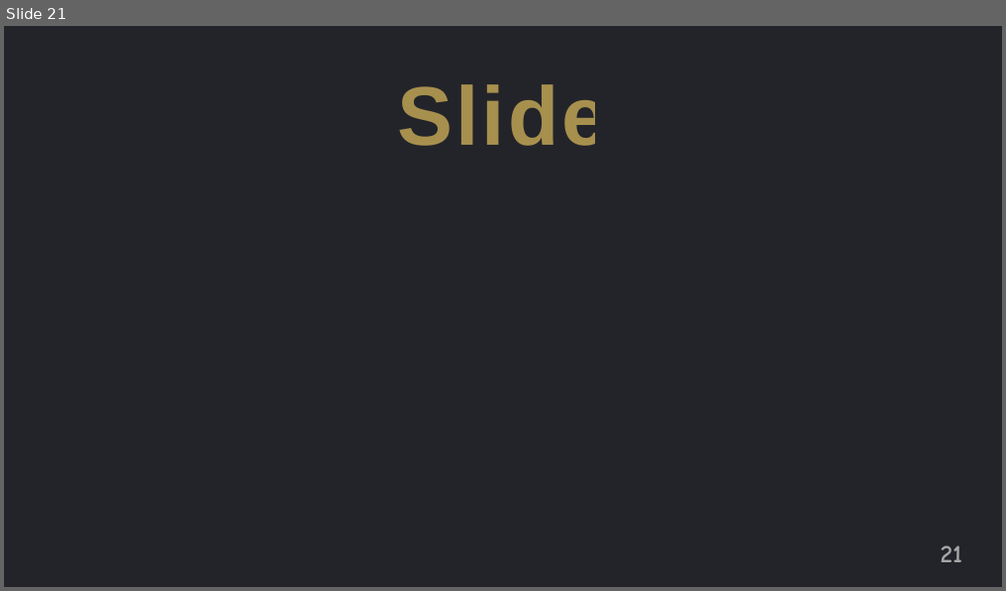
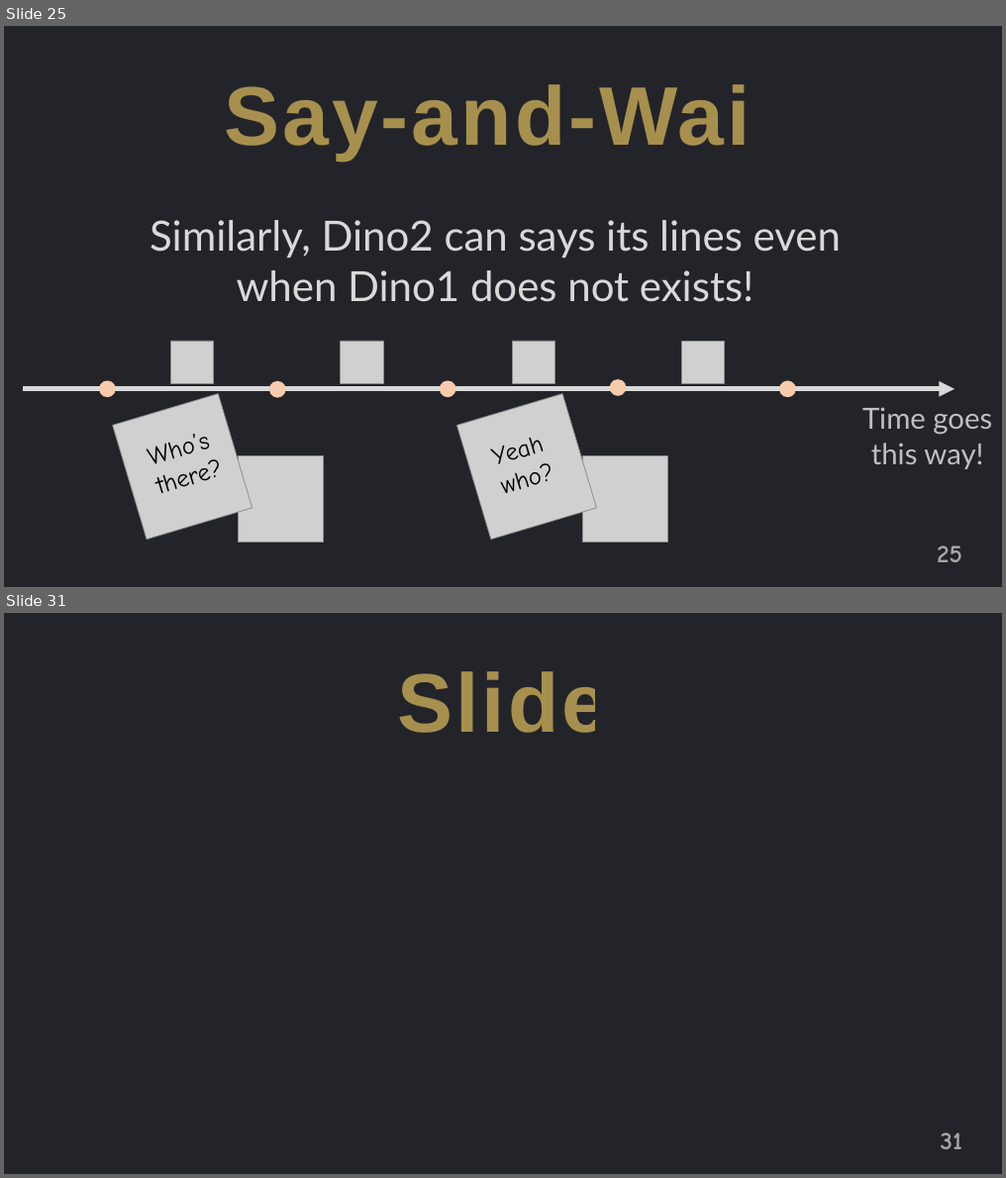
Before and after one commit to jguo108/My-Programming-Courses, a slide deck: Scratch for Newbies/Level2/1 Knock Knock/Note/Notes.pptx. Shown one above the other, each under a label of ours: slide 21 before the commit, slides 25 and 31 after it; the slides between them are not shown. The pictures are 1006x591 and 1006x1178 pixels, drawn with LibreOffice and Linux fonts; fonts in the diff are those of the drawing; grey boxes stand for pictures. Boxes give left, top, right and bottom in pixels: in the first picture for what was removed or moved away, otherwise in the second. Text is boxed around its words. In the diff, an @@ line names an element or a change of style, - is before the commit and + after.

```diff
--- a/Scratch for Newbies/Level2/1 Knock Knock/Note/Notes.pptx
+++ b/Scratch for Newbies/Level2/1 Knock Knock/Note/Notes.pptx
@@ slide 25 added at (4, 26, 1002, 587), background #FFFFFF @@
@@ rectangle added at (4, 26, 1002, 587), fill #23242A @@
@@ text added at (224, 84, 781, 160), 80 pt, text #FFD966 at 60% opacity, bold @@
+Say-and-Wait
@@ text added at (150, 220, 841, 302), 40 pt, text #D9D9D9 @@
+Similarly, Dino2 can says its lines even when Dino1 does not exists!
@@ picture added at (171, 341, 214, 383) @@
@@ picture added at (341, 341, 383, 383) @@
@@ picture added at (512, 341, 555, 383) @@
@@ picture added at (682, 342, 725, 384) @@
@@ ellipse added at (99, 380, 116, 397), fill #F8CBAD @@
@@ ellipse added at (269, 381, 285, 398), fill #F8CBAD @@
@@ ellipse added at (440, 380, 456, 397), fill #F8CBAD @@
@@ ellipse added at (610, 379, 626, 396), fill #F8CBAD @@
@@ ellipse added at (779, 380, 796, 397), fill #F8CBAD @@
@@ arrow added from (23, 389) to (954, 389), #D9D9D9 5 pt @@
@@ picture added at (113, 394, 252, 540) @@
@@ picture added at (457, 394, 597, 540) @@
@@ text added at (862, 407, 992, 470), 28 pt, text #BFBFBF @@
+Time goes this way!
@@ text added at (151, 435, 197, 473), 24 pt, text #000000 @@
+Who’s there?
@@ text added at (495, 438, 555, 493), 24 pt, text #000000 @@
+Yeah who?
@@ picture added at (239, 457, 324, 542) @@
@@ picture added at (583, 457, 668, 542) @@
@@ page number added at (937, 546, 962, 563), 24 pt, text #A6A6A6, bold @@
+25
@@ what was slide 21 is now slide 31 @@
@@ page number at (941, 1133, 962, 1150): text changed @@
-21
+31
```
Also in this commit, not shown: 2 slides changed, 18 other slides added, 9 slides removed, 24 other files.
